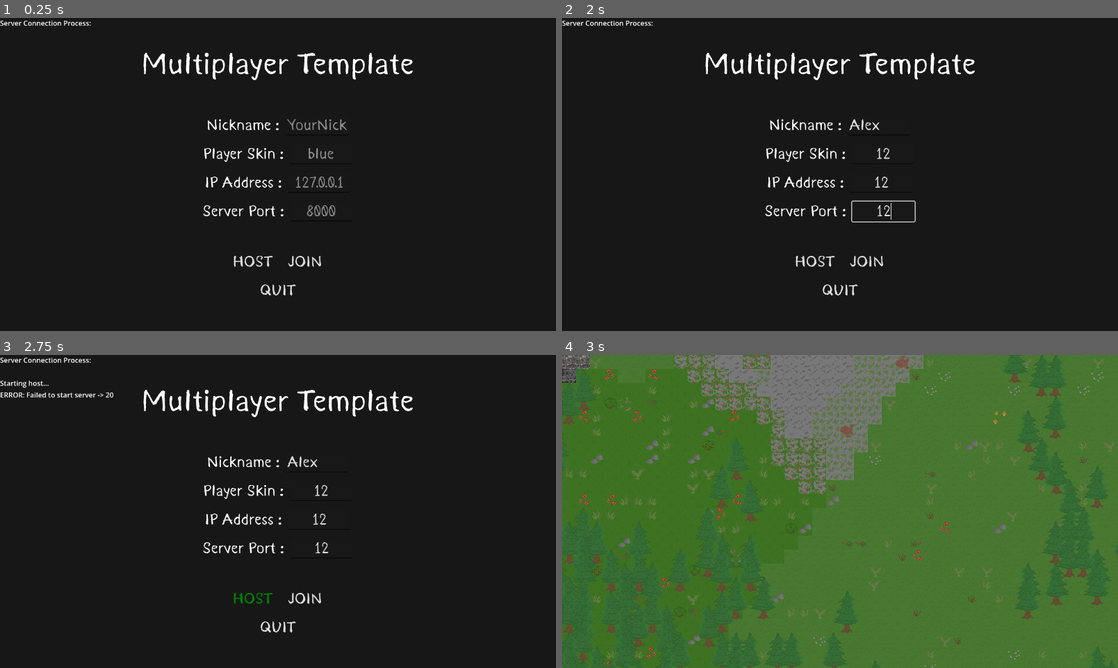
Above: before the commit, frames 1-4 (two rows, left to right).
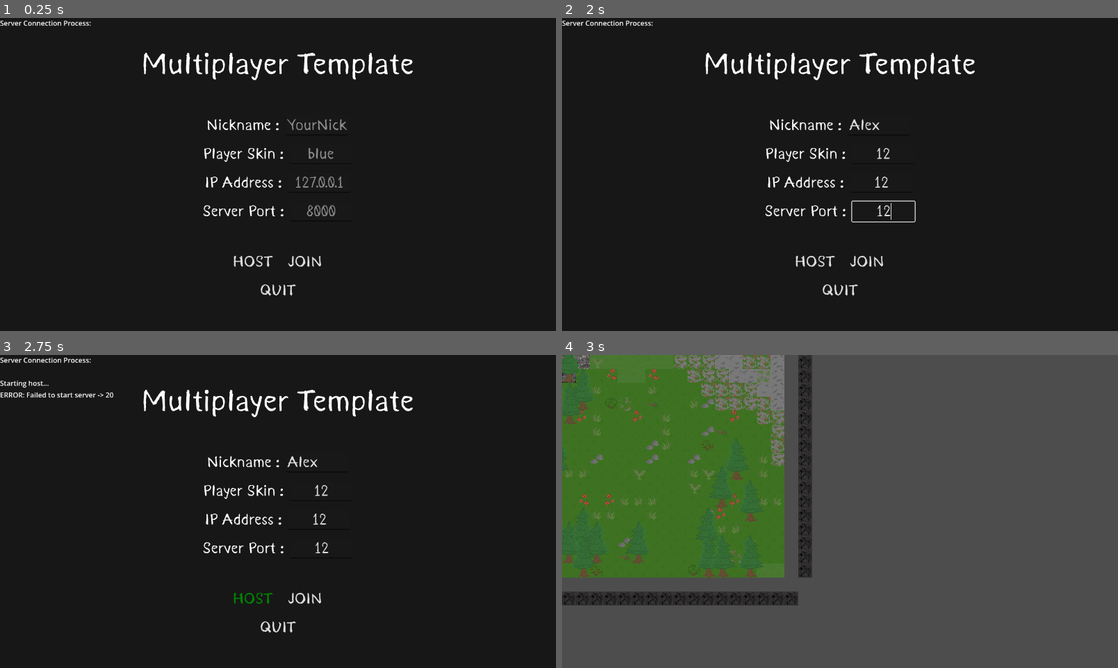
Above: after the commit, the same moments.

Repository: darthchicken4/MultiSurvivor
Game: Godot game, scene res://scenes/level/level.tscn
The game is run twice, just before and just after one commit, with the same random seed, the same clock (stepped at 60 frames per second) and the same inputs.
Inputs (mouse positions are in pixels of both pictures, inside the frame that each line leads up to):
- Up to frame 1 (0.25 s): no input
- Up to frame 2 (2 s): click (878, 124) at 0.52 s; type "Alex" at 0.6 s; click (884, 152) at 0.75 s; type "12" at 0.83 s; click (878, 183) at 0.98 s; type "12" at 1.07 s; click (884, 212) at 1.27 s; type "12" at 1.35 s
- Up to frame 3 (2.75 s): click "HOST" at 2 s
- Up to frame 4 (3 s): click "JOIN" at 2.75 s

Frames 1-3 are identical in both runs. In frame 4, 72% of the frame differs, in the area x 0-100%, y 0-100%.

Commit message:
caves system

Diff:
--- a/Godot2DSurvivalMultiplayer/scenes/caves/caves_prefab.gd
+++ b/Godot2DSurvivalMultiplayer/scenes/caves/caves_prefab.gd
@@ -8,9 +8,10 @@
 var can_enter_cave = true
 
 @export var map: Node2D
-@export var cave_pos = Vector2(200,200)
+@export var cave_pos = Vector2i(200,200)
 @export var seed = 1902837
 @export var dist = 7
+@export var cave_side_offset = Vector2i(128,128)
 var degree = 0
 @export var enter_timer = 2
 #enter  area =>
@@ -38,8 +39,9 @@
 
 
 func _ready() -> void:
-	gen_cave()
-	cave_pos = Vector2(map.width,map.height)
+	cave_pos = Vector2i(map.width / 2,map.height / 2)
+	cave_pos = cave_pos + cave_side_offset
+	gen_cavev2()
 
 
 
@@ -59,6 +61,27 @@
 		ray = Vector2(0,0)
 		ray = Vector2i(Vector2(dist * cos(degree) + cave_pos[0] + randf_range(1.0,1.5) , dist * sin(degree) + cave_pos[1] + randf_range(1.0,1.5)  ))
 		tile.set_cell(ray,0,Vector2(1,1))
-	exit_area.position = cave_pos * 34
+	exit_area.position = Vector2i(cave_pos * 32)
 
 	#exit_area.global_position = cave_pos * 34
+func gen_cavev2():
+	var ray
+
+	# Fill 128x128 area with tiles
+	for x in range(-64, 64):
+		for y in range(-64, 64):
+			ray = Vector2i(cave_pos[0] + x, cave_pos[1] + y)
+			#cant be 1,0
+			tile.set_cell(ray, 0, Vector2(randi_range(0,1), 1))
+
+	# Carve out the inner circle (set to empty)
+	for i in range(270):
+		degree = degree + 1.5
+		var r = 0
+		while r <= dist:
+			ray = Vector2i(Vector2(r * cos(degree) + cave_pos[0] +  randf_range(1.0,6.0),r * sin(degree) + cave_pos[1] +  + randf_range(1.0,6.0)))
+			tile.erase_cell(ray)
+			tile.set_cell(ray,0,Vector2(1,0))  # Remove tile = empty space
+			r += 0.5
+
+	exit_area.position = Vector2i(cave_pos * 32)
--- a/Godot2DSurvivalMultiplayer/scenes/caves/caves_prefab.tscn
+++ b/Godot2DSurvivalMultiplayer/scenes/caves/caves_prefab.tscn
@@ -11,7 +11,6 @@
 0:0/0 = 0
 0:0/0/physics_layer_0/polygon_0/points = PackedVector2Array(-8, 8, 8, 8, 8, -8, -8, -8)
 1:0/0 = 0
-1:0/0/physics_layer_0/polygon_0/points = PackedVector2Array(-8, 8, 8, 8, 8, -8, -8, -8)
 0:1/0 = 0
 0:1/0/physics_layer_0/polygon_0/points = PackedVector2Array(-8, 8, 8, 8, 8, -8, -8, -8)
 1:1/0 = 0
--- a/Godot2DSurvivalMultiplayer/scenes/level/level.tscn
+++ b/Godot2DSurvivalMultiplayer/scenes/level/level.tscn
@@ -93,6 +93,8 @@
 scale = Vector2(2, 2)
 tile_set = SubResource("TileSet_xv074")
 script = ExtResource("4_xv074")
+width = 32
+height = 32
 tree_scene = ExtResource("5_xv074")
 shrub_scene = ExtResource("6_3rml5")
 dead_bush_scene = ExtResource("7_b3up8")
@@ -109,6 +111,9 @@
 fern_scene = ExtResource("17_mf35j")
 redmushrooms_scene = ExtResource("18_t51ir")
 yellowmushrooms_scene = ExtResource("19_hfr1v")
+
+[node name="Node2D" parent="Map" unique_id=1913555255 node_paths=PackedStringArray("map") instance=ExtResource("25_yoh1m")]
+map = NodePath("../TileMapLayer")
 
 [node name="SelectionMapLayer" type="TileMapLayer" parent="Map" unique_id=1377960773]
 modulate = Color(1, 1, 1, 0.22745098)
@@ -127,9 +132,6 @@
 tile_set = SubResource("TileSet_fhw5o")
 script = ExtResource("24_yoh1m")
 
-[node name="Node2D" parent="Map" unique_id=1913555255 node_paths=PackedStringArray("map") instance=ExtResource("25_yoh1m")]
-map = NodePath("../TileMapLayer")
-
 [node name="CanvasLayer" type="CanvasLayer" parent="." unique_id=23129141]
 
 [node name="MainMenuUI" parent="CanvasLayer" unique_id=1347530881 instance=ExtResource("6_x9g3h")]
--- a/Godot2DSurvivalMultiplayer/scripts/player.gd
+++ b/Godot2DSurvivalMultiplayer/scripts/player.gd
@@ -92,6 +92,7 @@
 func _process(_delta):
 	if not is_multiplayer_authority(): return
 	_check_bounds_and_respawn()
+
 
 func freeze():
 	velocity = Vector2.ZERO
